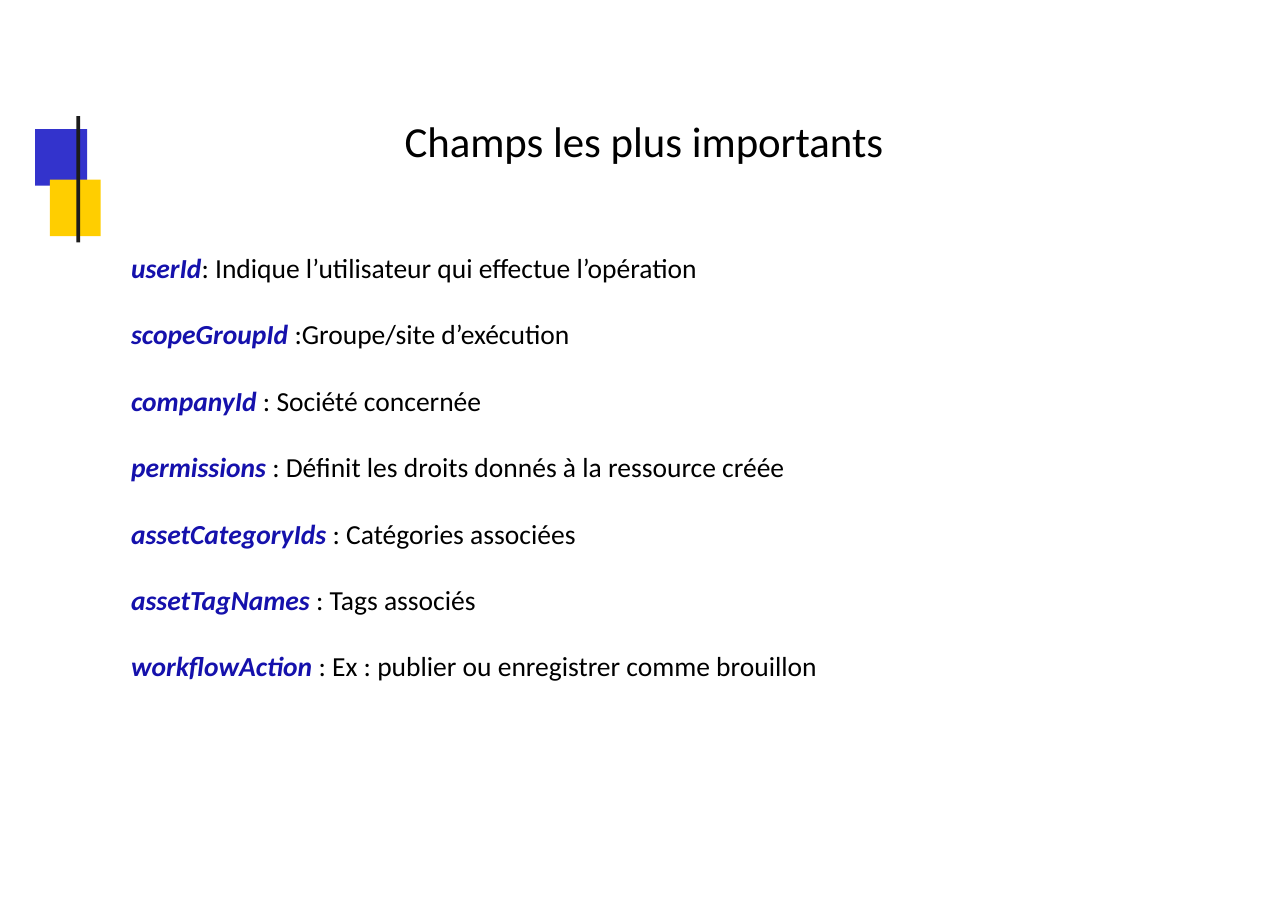
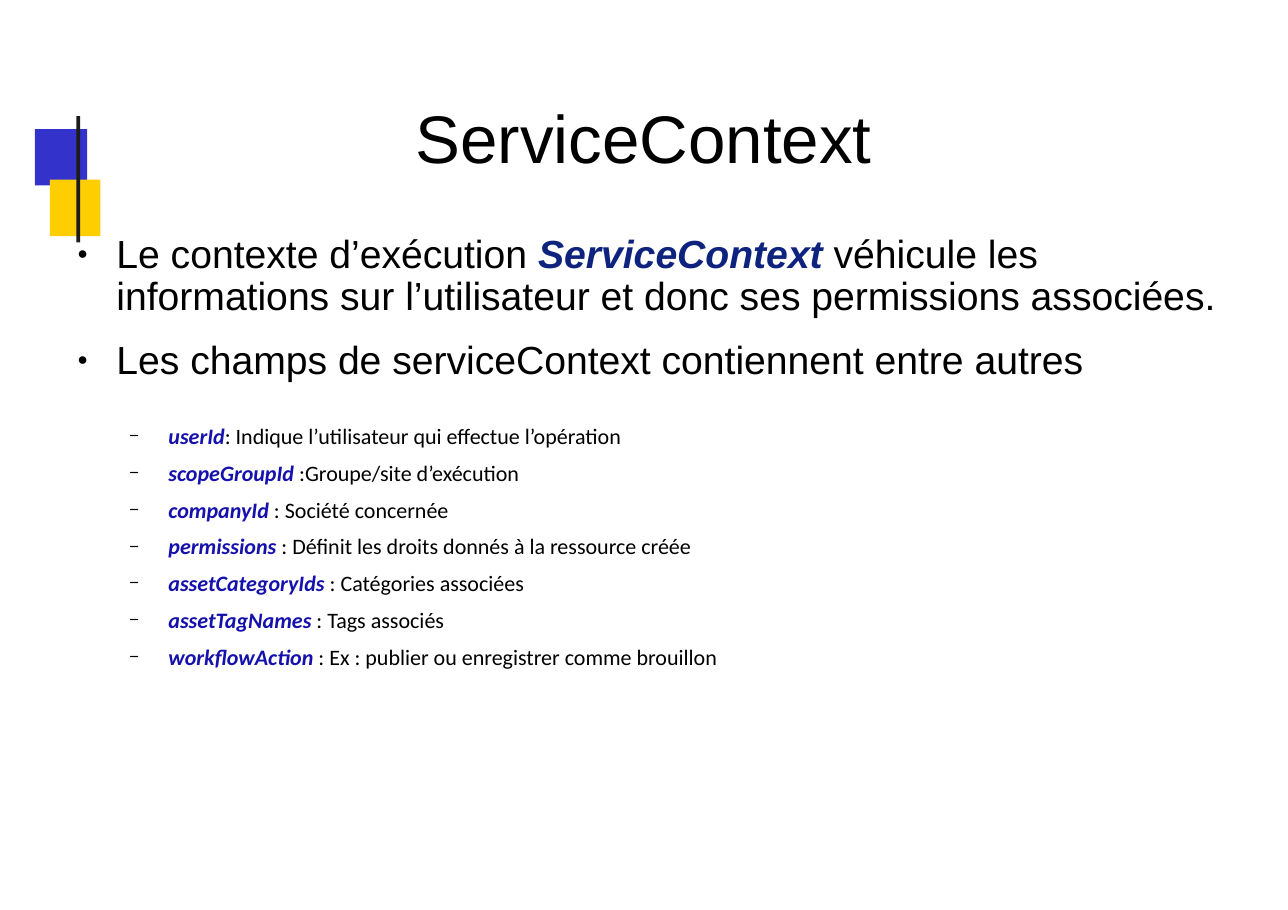
Before and after one commit to dthibau/liferay, a slide deck: slide 163 of Lrd7.pptx (slide 154 before the commit). Drawn at 1288x910 pixels with LibreOffice and Linux fonts; fonts in the diff are those of the drawing; background and template pictures are left out. Boxes give left, top, right and bottom in pixels: in the first picture for what was removed or moved away, otherwise in the second. Text is boxed around its words. In the diff, an @@ line names an element or a change of style, - is before the commit and + after.

Commit message:
Permissions

```diff
--- a/Lrd7.pptx
+++ b/Lrd7.pptx
@@ title added at [415, 114, 871, 164], 44 pt, text #000000 @@
+ServiceContext
@@ title removed at [405, 127, 883, 164] @@
-Champs les plus importants
@@ text "Le contexte d’exécution ServiceContext véhicule ...": place and size @@
-text "Le contexte d’exécution ServiceContext véhicule ..." at [131, 258, 816, 681]
+text "Le contexte d’exécution ServiceContext véhicule ..." at [116, 239, 1216, 669]
@@ text at [116, 239, 1216, 382]: paragraphs added @@
+● Le contexte d’exécution ServiceContext véhicule les informations sur l’utilisateur et donc ses permissions associées.
+● Les champs de serviceContext contiennent entre autres
@@ text at [168, 428, 717, 669]: size 18 to 14.4 pt in "userId: Indique l’utilisateur qui effectue l’opération", "scopeGroupId :Groupe/site d’exécution", "companyId : Société concernée", "permissions : Définit les droits donnés à ..." and 3 more places; bullet none to −; list level 1 to 2 in "userId: Indique l’utilisateur qui effectue ..."; line spacing 1 to 0.9; list level 1 to 2 in "scopeGroupId :Groupe/site d’exécution"; list level 1 to 2 in "companyId : Société concernée"; list level 1 to 2 in "permissions : Définit les droits ..."; list level 1 to 2 in "assetCategoryIds : Catégories associées"; list level 1 to 2 in "assetTagNames : Tags associés"; list level 1 to 2 in "workflowAction : Ex : publier ..." @@
```
Also in this commit, not shown: 41 other slides changed, 20 slides added, 6 slides removed, 6 other files.
